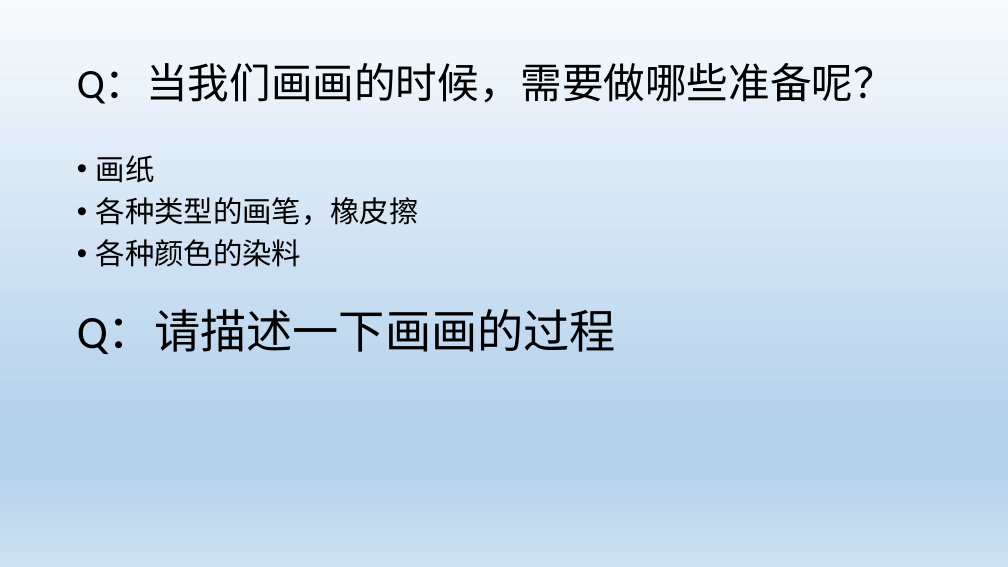
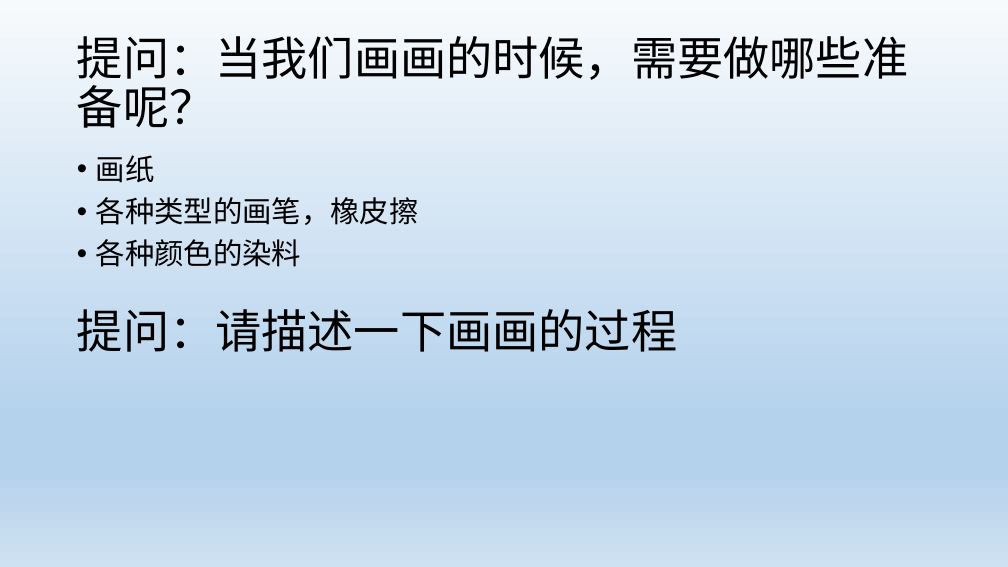
Before and after one commit to HKingdoom/learngit, a slide deck: slide 22 of Python01.pptx. Drawn at 1008x567 pixels with LibreOffice and Linux fonts; fonts in the diff are those of the drawing. Boxes give left, top, right and bottom in pixels: in the first picture for what was removed or moved away, otherwise in the second. Text is boxed around its words. In the diff, an @@ line names an element or a change of style, - is before the commit and + after.

Commit message:
change

```diff
--- a/Python01.pptx
+++ b/Python01.pptx
@@ title at <box>77,36,908,128</box>: text changed; size 39.6 to 44 pt @@
-Q：当我们画画的时候，需要做哪些准备呢？
+提问：当我们画画的时候，需要做哪些准备呢？
@@ text at <box>77,309,678,352</box>: text changed @@
-Q：请描述一下画画的过程
+提问：请描述一下画画的过程
```
Also in this commit, not shown: 1 slide added.
